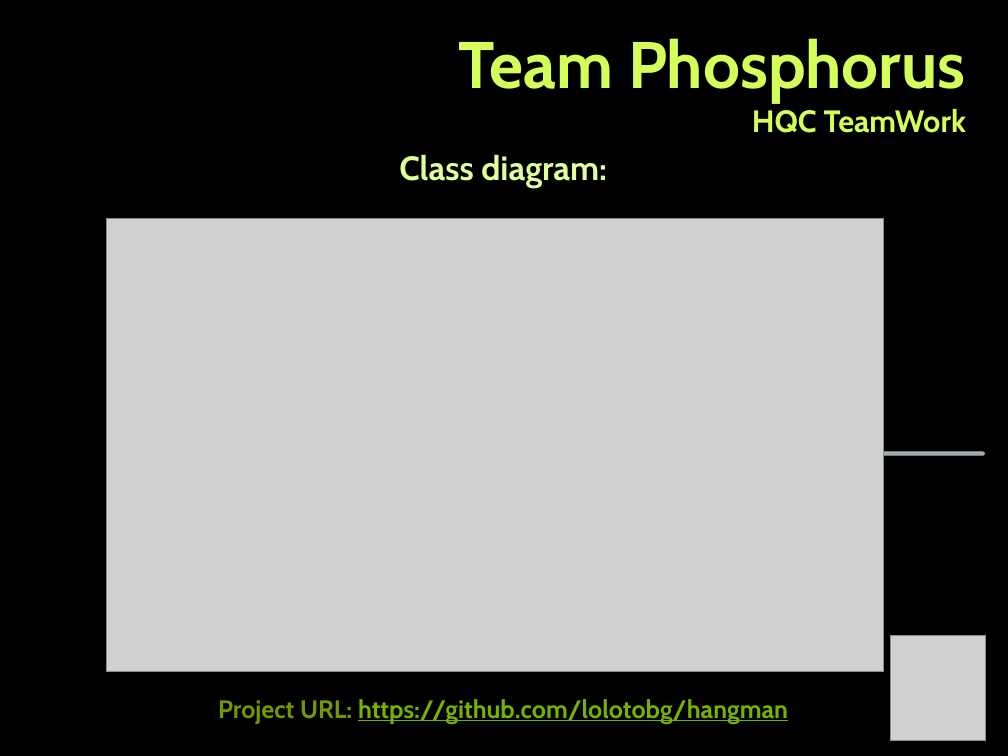
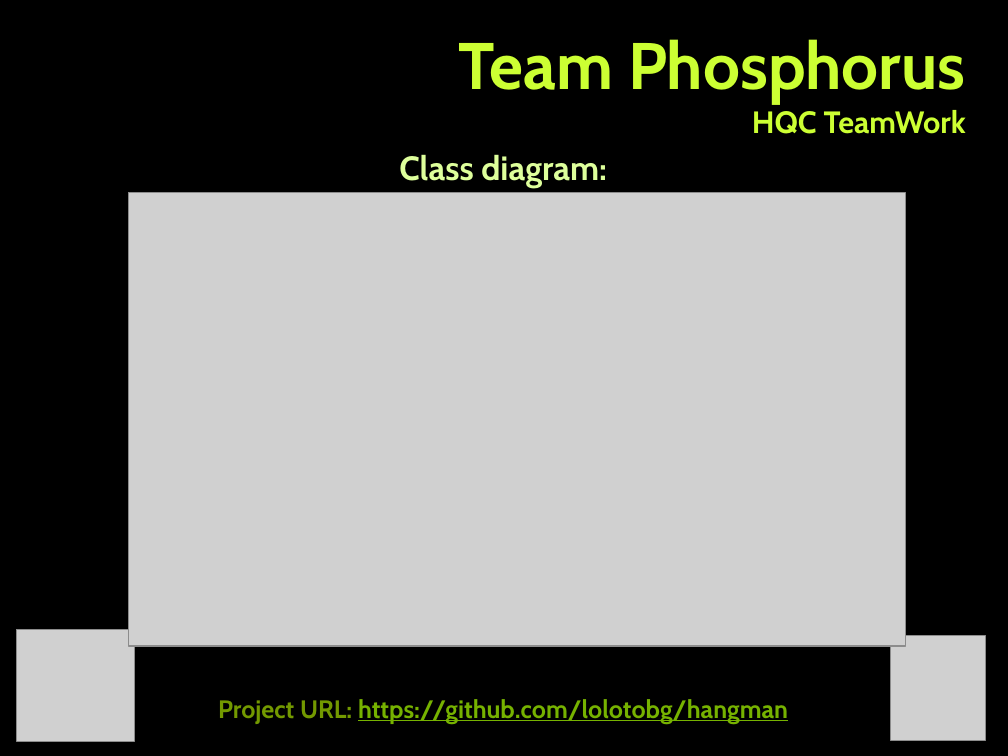
Before and after one commit to lolotobg/hangman, a slide deck: slide 3 of Docs/Phosphorus-Hangman.pptx (slide 4 before the commit). Drawn at 1008x756 pixels with LibreOffice and Linux fonts; fonts in the diff are those of the drawing; grey boxes stand for pictures; background and template pictures are left out. Boxes give left, top, right and bottom in pixels: in the first picture for what was removed or moved away, otherwise in the second. Text is boxed around its words. In the diff, an @@ line names an element or a change of style, - is before the commit and + after.

```diff
--- a/Docs/Phosphorus-Hangman.pptx
+++ b/Docs/Phosphorus-Hangman.pptx
@@ text "Team Phosphorus HQC TeamWork" at [458, 39, 966, 134]: text colour #D4FF5B to #CCFF33; vertical alignment bottom to middle @@
@@ picture: place and size @@
-picture at [107, 219, 884, 671]
+picture at [129, 193, 906, 645]
@@ line removed from (294, 454) to (983, 454) @@
@@ line removed from (294, 454) to (983, 454) @@
@@ picture added at [17, 630, 135, 741] @@
```
Also in this commit, not shown: 6 other slides changed, 4 other files.
